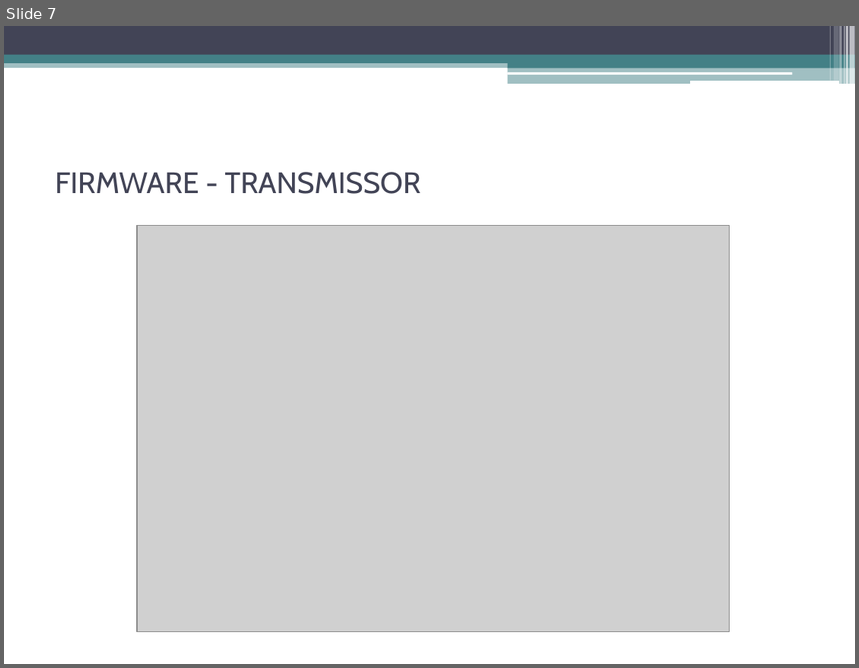
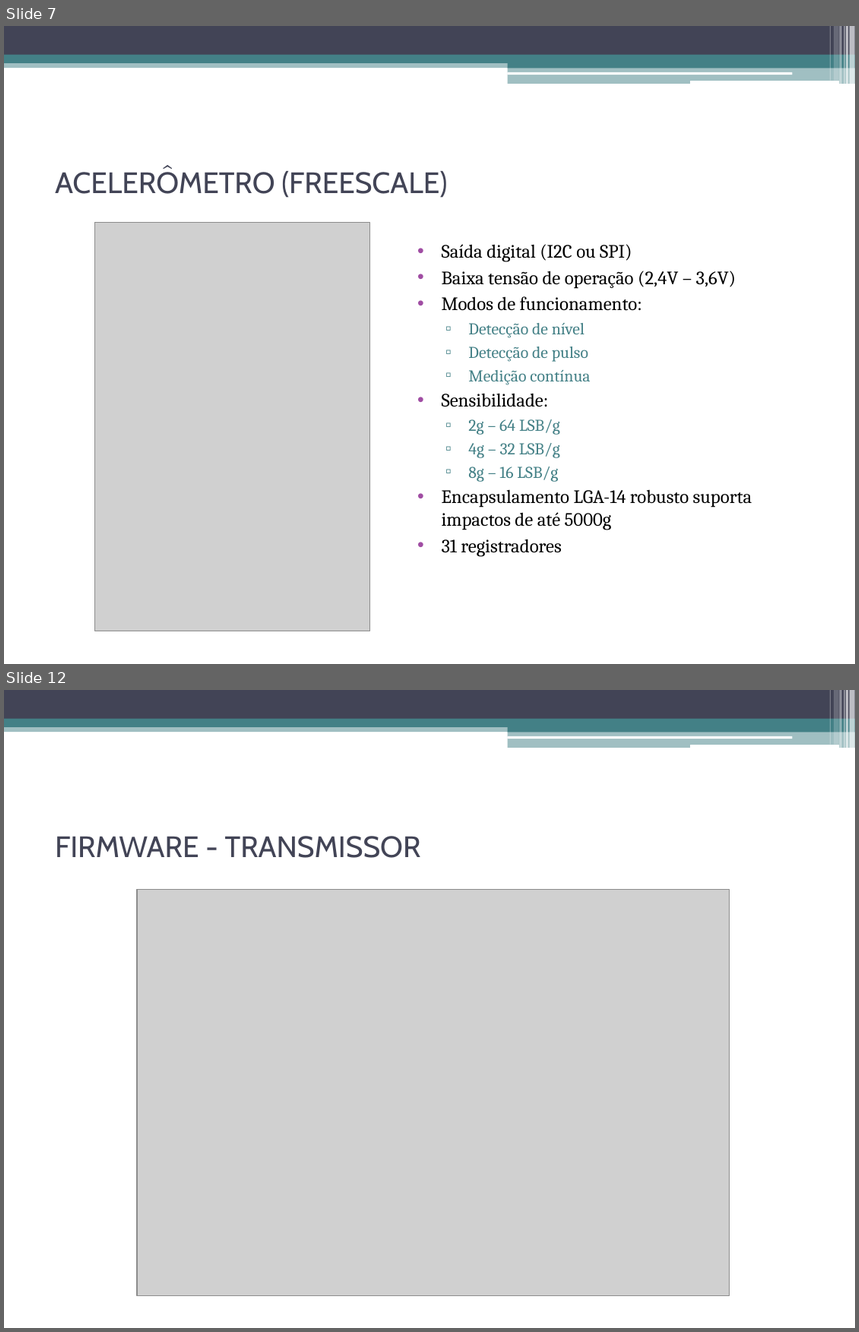
Before and after one commit to gnoahn/msp430-remote-control-car, a slide deck: documentos/apresentação.pptx. Shown one above the other, each under a label of ours: slide 7 before the commit, slides 7 and 12 after it; the slides between them are not shown. The pictures are 859x668 and 859x1332 pixels, drawn with LibreOffice and Linux fonts; fonts in the diff are those of the drawing; grey boxes stand for pictures. Boxes give left, top, right and bottom in pixels: in the first picture for what was removed or moved away, otherwise in the second. Text is boxed around its words. In the diff, an @@ line names an element or a change of style, - is before the commit and + after.

Commit message:
- Inseridos os slides sobre o acelerômetro e a solução RF. - Inseridas novas referências bibliográficas.

```diff
--- a/documentos/apresentação.pptx
+++ b/documentos/apresentação.pptx
@@ slide 7 added at bbox=[4, 26, 855, 664], background #FFFFFF; not listed: 13 template elements that a slide beside it also shows @@
@@ title added at bbox=[55, 168, 447, 198], 25 pt, text #424456 @@
+ACELERÔMETRO (FREESCALE)
@@ picture added at bbox=[95, 223, 370, 631] @@
@@ text added at bbox=[442, 244, 753, 556], 16 pt, text #000000 @@
+• Saída digital (I2C ou SPI)
+• Baixa tensão de operação (2,4V – 3,6V)
+• Modos de funcionamento:
+  ▫ Detecção de nível
+  ▫ Detecção de pulso
+  ▫ Medição contínua
+• Sensibilidade:
+  ▫ 2g – 64 LSB/g
+  ▫ 4g – 32 LSB/g
+  ▫ 8g – 16 LSB/g
+• Encapsulamento LGA-14 robusto suporta impactos de até 5000g
+• 31 registradores
@@ what was slide 7 is now slide 12 @@
```
Also in this commit, not shown: 4 slides changed, 4 other slides added.
